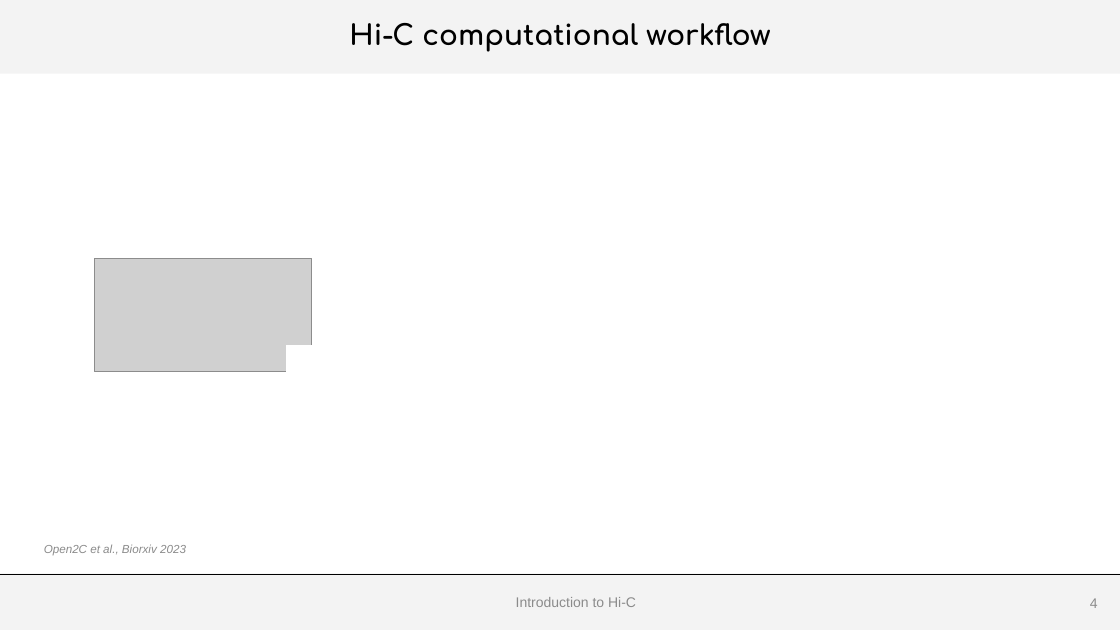
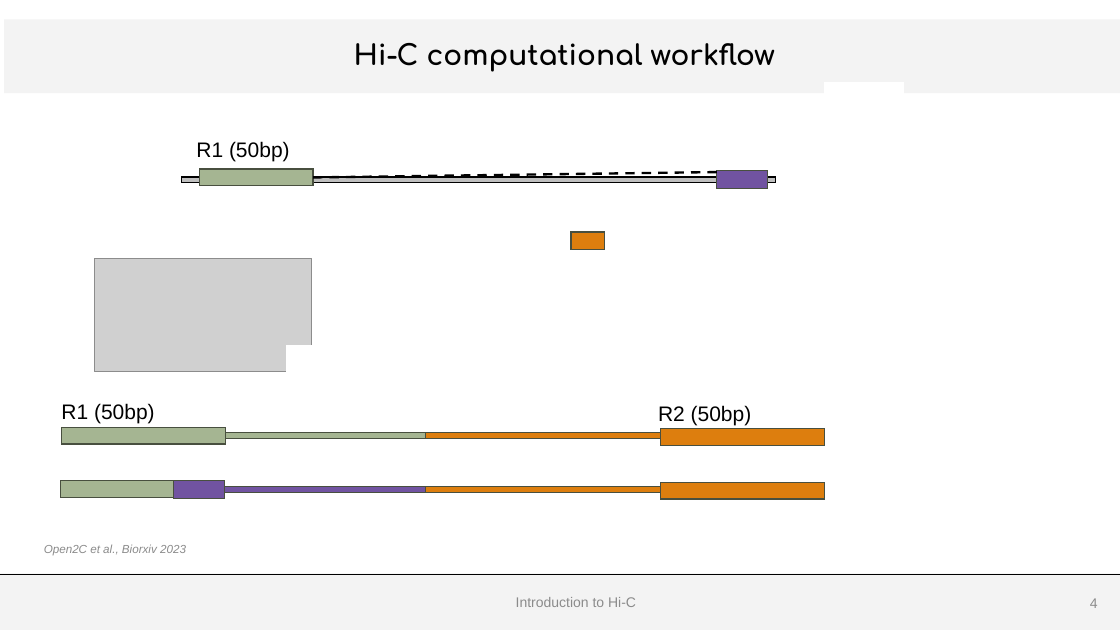
Before and after one commit to js2264/NGS-Physalia, a slide deck: slide 4 of inst/docs/Lecture7.pptx. Drawn at 1120x630 pixels with LibreOffice and Linux fonts; fonts in the diff are those of the drawing; grey boxes stand for pictures; background and template pictures are left out. Boxes give left, top, right and bottom in pixels: in the first picture for what was removed or moved away, otherwise in the second. Text is boxed around its words. In the diff, an @@ line names an element or a change of style, - is before the commit and + after.

```diff
--- a/inst/docs/Lecture7.pptx
+++ b/inst/docs/Lecture7.pptx
@@ title "Hi-C computational workflow": place and size @@
-title "Hi-C computational workflow" at (0, 0, 1120, 74)
+title "Hi-C computational workflow" at (4, 19, 1120, 93)
@@ text added at (196, 141, 290, 162), 18 pt, text #000000 @@
+R1 (50bp)
@@ rectangle added at (181, 177, 776, 182), fill #BFBFBF, outline #000000 1 pt @@
@@ rectangle added at (199, 169, 313, 186), fill #A5B592, outline #484F40 1 pt @@
@@ line added from (313, 177) to (717, 172), #000000 2 pt dashed @@
@@ rectangle added at (717, 171, 768, 189), fill #7153A1, outline #484F40 1 pt @@
@@ rectangle added at (571, 232, 605, 249), fill #DD7E0E, outline #484F40 1 pt @@
@@ rectangle added at (571, 233, 605, 250), fill #DD7E0E, outline #484F40 1 pt @@
@@ text added at (61, 403, 155, 424), 18 pt, text #000000 @@
+R1 (50bp)
@@ text added at (658, 405, 752, 425), 18 pt, text #000000 @@
+R2 (50bp)
@@ rectangle added at (61, 428, 225, 444), fill #A5B592, outline #484F40 1 pt @@
@@ rectangle added at (72, 433, 486, 439), fill #A5B592, outline #484F40 1 pt @@
@@ rectangle added at (425, 433, 807, 439), fill #DD7E0E, outline #484F40 1 pt @@
@@ rectangle added at (660, 429, 824, 445), fill #DD7E0E, outline #484F40 1 pt @@
@@ rectangle added at (60, 481, 175, 497), fill #A5B592, outline #484F40 1 pt @@
@@ rectangle added at (174, 481, 225, 499), fill #7153A1, outline #484F40 1 pt @@
@@ rectangle added at (188, 486, 486, 493), fill #7153A1, outline #484F40 1 pt @@
@@ rectangle added at (425, 486, 807, 493), fill #DD7E0E, outline #484F40 1 pt @@
@@ rectangle added at (660, 482, 824, 499), fill #DD7E0E, outline #484F40 1 pt @@
```
Also in this commit, not shown: 2 other slides changed, 1 slide added, 25 other files.
